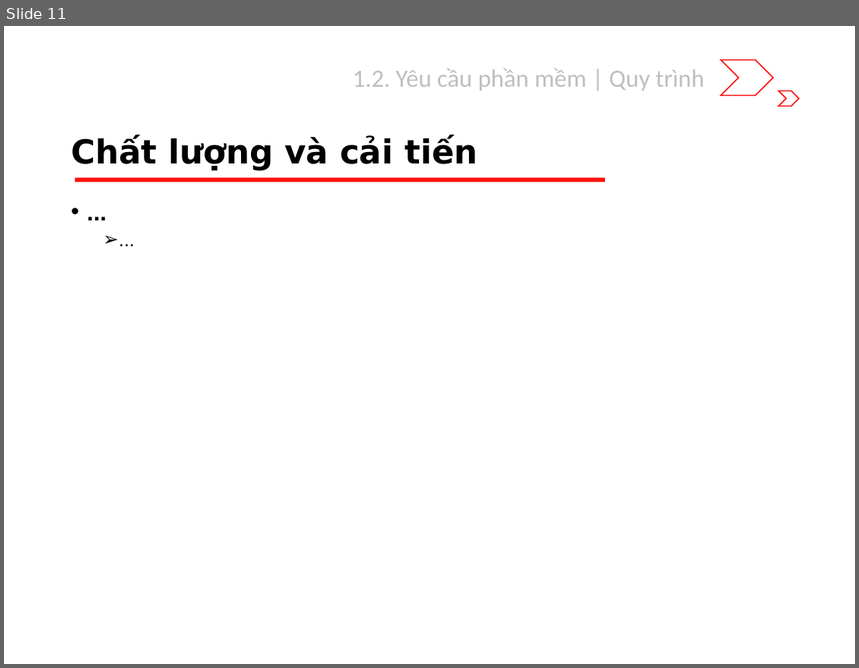
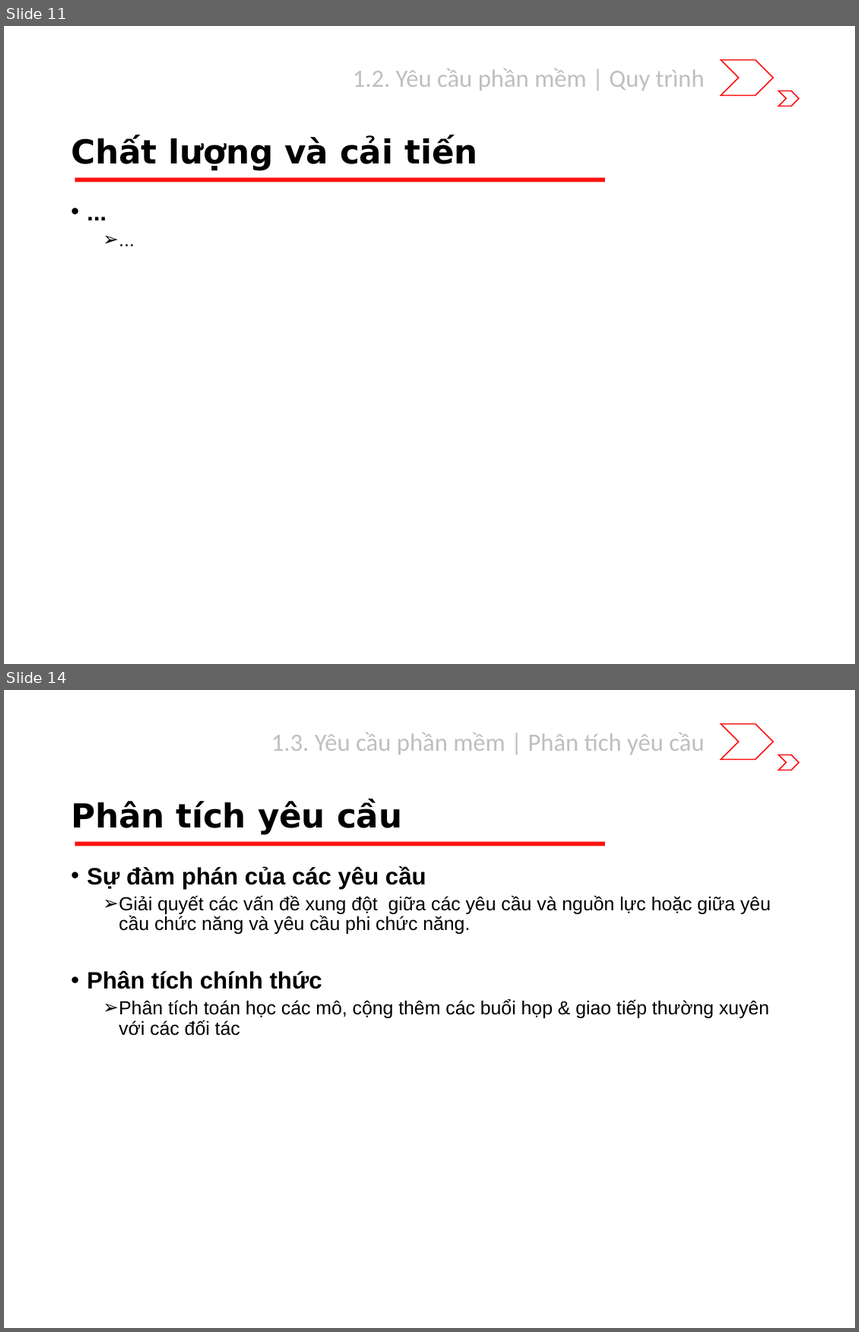
Before and after one commit to riverspart/uet-adv-sw-engineering, a slide deck: slide/dev/chapter_1/slide.pptx. Shown one above the other, each under a label of ours: slide 11 before the commit, slides 11 and 14 after it; the slides between them are not shown. The pictures are 859x668 and 859x1332 pixels, drawn with LibreOffice and Linux fonts; fonts in the diff are those of the drawing. Boxes give left, top, right and bottom in pixels: in the first picture for what was removed or moved away, otherwise in the second. Text is boxed around its words. In the diff, an @@ line names an element or a change of style, - is before the commit and + after.

```diff
--- a/slide/dev/chapter_1/slide.pptx
+++ b/slide/dev/chapter_1/slide.pptx
@@ slide 14 added at bbox=[4, 690, 855, 1328], background #FFFFFF; not listed: 3 template elements that a slide beside it also shows @@
@@ text added at bbox=[272, 733, 704, 755], 21 pt, text #BFBFBF @@
+1.3. Yêu cầu phần mềm | Phân tích yêu cầu
@@ title added at bbox=[71, 801, 402, 835], 28 pt, text #000000, bold @@
+Phân tích yêu cầu
@@ text added at bbox=[87, 866, 771, 1036], 16 pt, text #000000 @@
+• Sự đàm phán của các yêu cầu
+  ➢ Giải quyết các vấn đề xung đột giữa các yêu cầu và nguồn lực hoặc giữa yêu cầu chức năng và yêu cầu phi chức năng.
+• Phân tích chính thức
+  ➢ Phân tích toán học các mô, cộng thêm các buổi họp & giao tiếp thường xuyên với các đối tác
```
Also in this commit, not shown: 3 slides changed, 7 other slides added.
